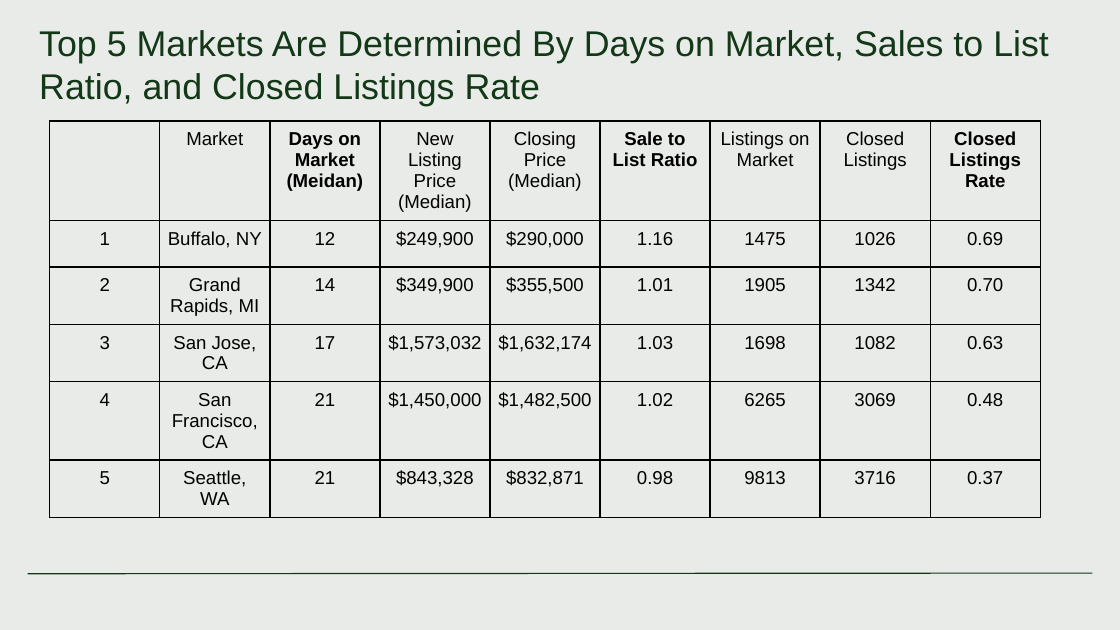
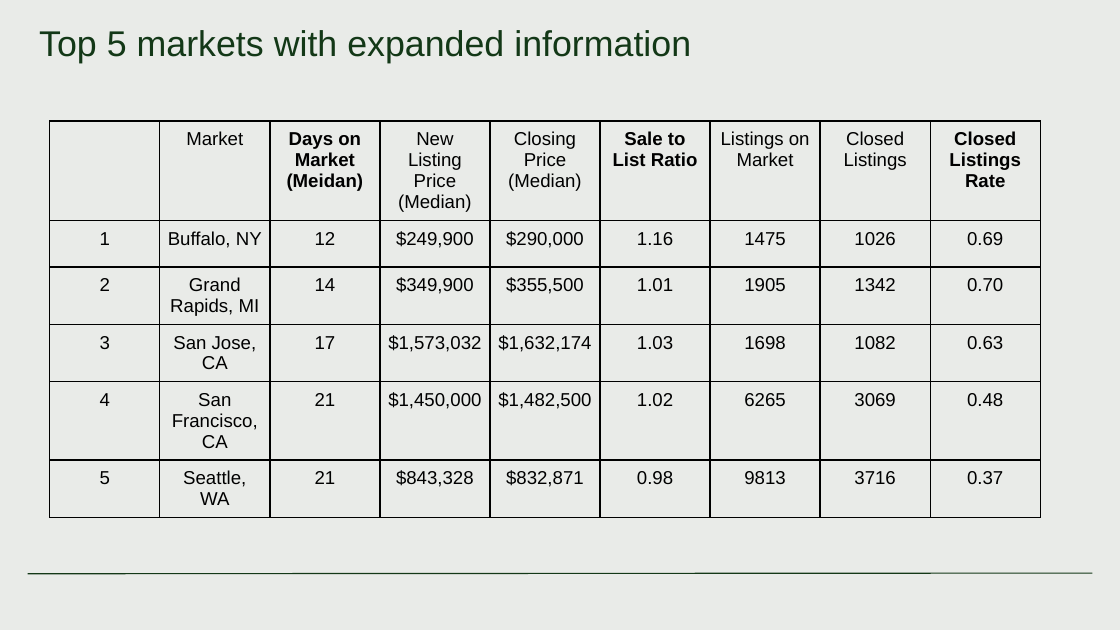
Before and after one commit to Magister774/Clever-Assessment, a slide deck: slide 18 of Smiley Real Estate - Sales Performance Analysis.pptx (slide 5 before the commit). Drawn at 1120x630 pixels with LibreOffice and Linux fonts; fonts in the diff are those of the drawing. Boxes give left, top, right and bottom in pixels: in the first picture for what was removed or moved away, otherwise in the second. Text is boxed around its words. In the diff, an @@ line names an element or a change of style, - is before the commit and + after.

```diff
--- a/Smiley Real Estate - Sales Performance Analysis.pptx
+++ b/Smiley Real Estate - Sales Performance Analysis.pptx
@@ title at <box>39,30,691,64</box>: text changed @@
-Top 5 Markets Are Determined By Days on Market, Sales to List Ratio, and Closed Listings Rate
+Top 5 markets with expanded information
```
Also in this commit, not shown: 4 other slides changed, 15 slides added.
